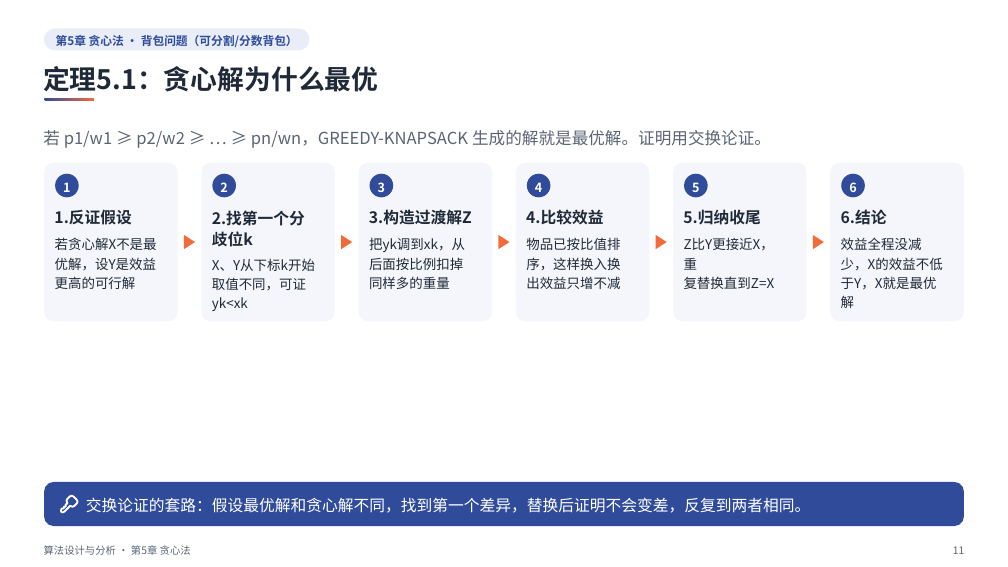
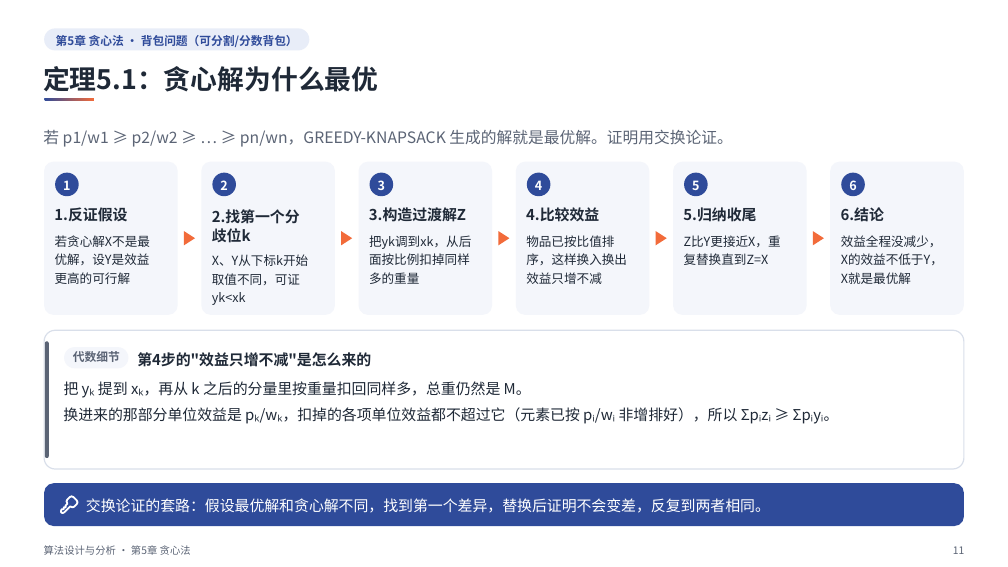
Before and after one commit to sweetcornna/JLU-remake, a slide deck: slide 11 of 大二下/算法设计与分析/重制版PPT/第5章 贪心法（重制版）.pptx. Drawn at 1008x567 pixels with LibreOffice and Linux fonts; fonts in the diff are those of the drawing. Boxes give left, top, right and bottom in pixels: in the first picture for what was removed or moved away, otherwise in the second. Text is boxed around its words. In the diff, an @@ line names an element or a change of style, - is before the commit and + after.

```diff
--- a/大二下/算法设计与分析/重制版PPT/第5章 贪心法（重制版）.pptx
+++ b/大二下/算法设计与分析/重制版PPT/第5章 贪心法（重制版）.pptx
@@ text "若 p1/w1 ≥ p2/w2 ≥ ..." at (x1=43, y1=130, x2=732, y2=147): size 15.8 to 15 pt @@
@@ rounded rectangle resized from (x1=44, y1=163, x2=178, y2=321) to (x1=44, y1=162, x2=178, y2=315) @@
@@ rounded rectangle resized from (x1=201, y1=163, x2=335, y2=321) to (x1=201, y1=162, x2=335, y2=315) @@
@@ rounded rectangle resized from (x1=358, y1=163, x2=492, y2=321) to (x1=358, y1=162, x2=492, y2=315) @@
@@ rounded rectangle resized from (x1=516, y1=163, x2=650, y2=321) to (x1=516, y1=162, x2=650, y2=315) @@
@@ rounded rectangle resized from (x1=673, y1=163, x2=807, y2=321) to (x1=673, y1=162, x2=807, y2=315) @@
@@ rounded rectangle resized from (x1=830, y1=163, x2=964, y2=321) to (x1=830, y1=162, x2=964, y2=315) @@
@@ text "2.找第一个分 歧位k" at (x1=212, y1=209, x2=300, y2=243): size 15 to 14.2 pt; line spacing 19.5pt to 18.5pt @@
@@ size 12.8 to 12 pt; line spacing 18.4pt to 17.4pt in 3 elements at (x1=684, y1=235, x2=781, y2=265), (x1=212, y1=254, x2=308, y2=305), (x1=55, y1=235, x2=150, y2=284) @@
@@ text at (x1=369, y1=235, x2=471, y2=284): text changed; size 12.8 to 12 pt @@
-把yk调到xk，从
-后面按比例扣掉
-同样多的重量
+把yk调到xk，从后
+面按比例扣掉同样
+多的重量
@@ text at (x1=526, y1=235, x2=627, y2=284): text changed; size 12.8 to 12 pt @@
-物品已按比值排
-序，这样换入换
-出效益只增不减
+物品已按比值排
+序，这样换入换出
+效益只增不减
@@ 5 freeform shapes moved together from (x1=184, y1=235, x2=824, y2=250) to (x1=184, y1=231, x2=824, y2=246) @@
@@ text at (x1=841, y1=235, x2=943, y2=284): text changed; size 12.8 to 12 pt @@
-效益全程没减
-少，X的效益不低
-于Y，X就是最优
-解
+效益全程没减少，
+X的效益不低于Y，
+X就是最优解
@@ group added at (x1=44, y1=330, x2=964, y2=470): 4 texts, 3 rounded rectangles @@
+代数细节
+第4步的"效益只增不减"是怎么来的
+把 yₖ 提到 xₖ，再从 k 之后的分量里按重量扣回同样多，总重仍然是 M。
+换进来的那部分单位效益是 pₖ/wₖ，扣掉的各项单位效益都不超过它（元素已按 pᵢ/wᵢ 非增排好），所以 Σpᵢzᵢ ≥ Σpᵢyᵢ。
@@ rounded rectangle at (x1=44, y1=483, x2=964, y2=526): proportions changed @@
@@ size 15 to 14.2 pt in 6 elements at (x1=841, y1=207, x2=884, y2=222), (x1=369, y1=207, x2=466, y2=222), (x1=526, y1=207, x2=599, y2=222), (x1=54, y1=207, x2=127, y2=222), (x1=683, y1=207, x2=756, y2=222), (x1=86, y1=498, x2=770, y2=513) @@
```
Also in this commit, not shown: 25 other slides changed, 4 other files.
